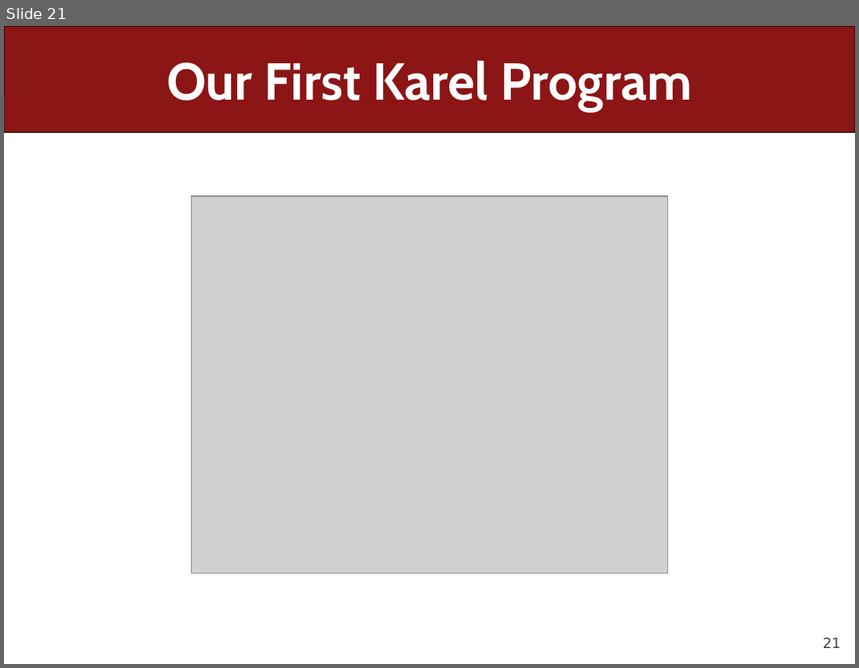
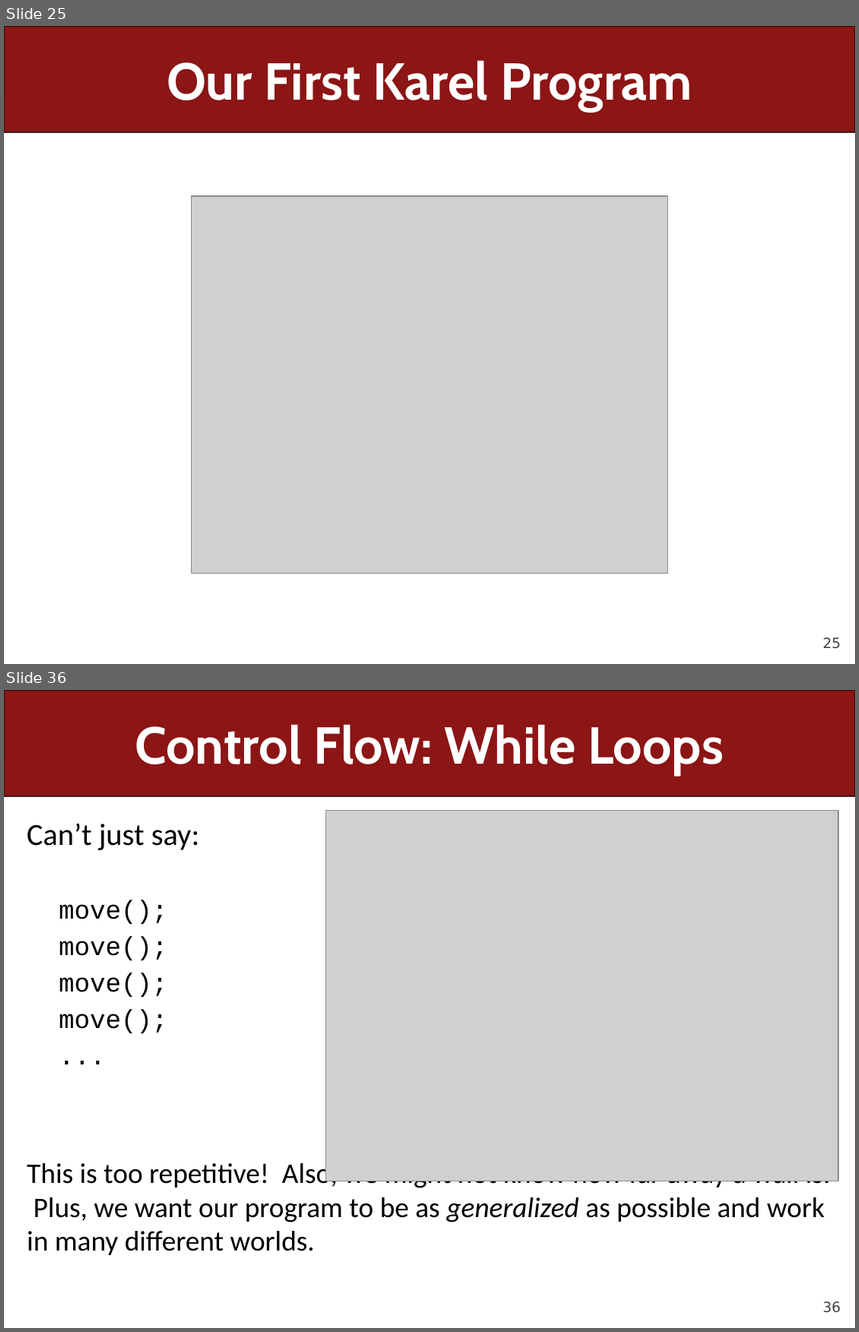
Before and after one commit to ckincaid17/cs106a-summer-2018, a slide deck: WWW/lectures/Lecture2/Lecture2.pptx. Shown one above the other, each under a label of ours: slide 21 before the commit, slides 25 and 36 after it; the slides between them are not shown. The pictures are 859x668 and 859x1332 pixels, drawn with LibreOffice and Linux fonts; fonts in the diff are those of the drawing; grey boxes stand for pictures. Boxes give left, top, right and bottom in pixels: in the first picture for what was removed or moved away, otherwise in the second. Text is boxed around its words. In the diff, an @@ line names an element or a change of style, - is before the commit and + after.

```diff
--- a/WWW/lectures/Lecture2/Lecture2.pptx
+++ b/WWW/lectures/Lecture2/Lecture2.pptx
@@ slide 36 added at [4,690,855,1328], background #FFFFFF; not listed: 2 template elements that a slide beside it also shows @@
@@ title added at [135,724,724,775], 44 pt, text #FFFFFF, bold @@
+Control Flow: While Loops
@@ text added at [27,823,831,1255], 24 pt, text #000000 @@
+Can’t just say:
+  move();
+  move();
+  move();
+  move();
+  ...
+This is too repetitive! Also, we might not know how far away a wall is. Plus, we want our program to be as generalized as possible and work in many different worlds.
@@ picture added at [325,811,838,1181] @@
@@ what was slide 21 is now slide 25 @@
@@ page number at [823,638,842,649]: text changed @@
-21
+25
```
Also in this commit, not shown: 6 slides changed, 34 other slides added, 5 slides removed, 24 other files.
